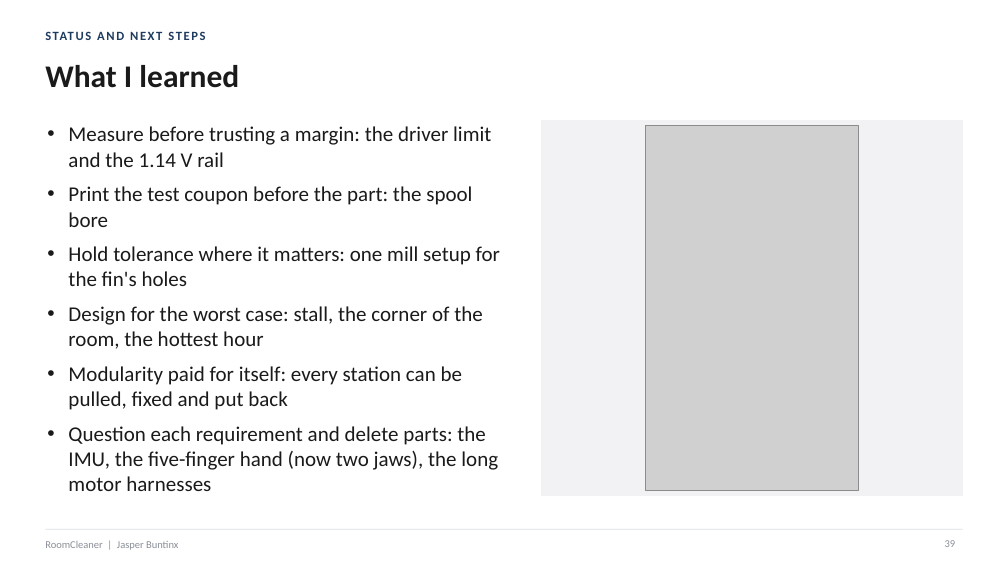
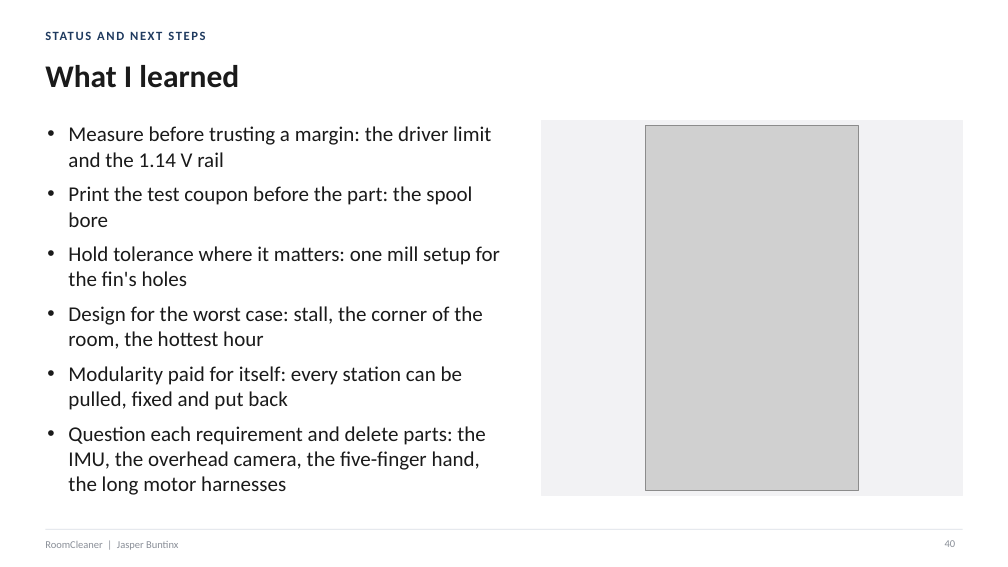
Before and after one commit to Jaspario1199/RoomCleaner, a slide deck: slide 40 of docs/presentation/deck_v3/RoomCleaner_Buntinx_Oct27_v3.pptx (slide 39 before the commit). Drawn at 1008x567 pixels with LibreOffice and Linux fonts; fonts in the diff are those of the drawing; grey boxes stand for pictures. Boxes give left, top, right and bottom in pixels: in the first picture for what was removed or moved away, otherwise in the second. Text is boxed around its words. In the diff, an @@ line names an element or a change of style, - is before the commit and + after.

```diff
--- a/docs/presentation/deck_v3/RoomCleaner_Buntinx_Oct27_v3.pptx
+++ b/docs/presentation/deck_v3/RoomCleaner_Buntinx_Oct27_v3.pptx
@@ text at bbox=[68, 426, 486, 495]: text changed @@
-• Question each requirement and delete parts: the IMU, the five-finger hand (now two jaws), the long motor harnesses
+• Question each requirement and delete parts: the IMU, the overhead camera, the five-finger hand, the long motor harnesses
@@ page number at bbox=[945, 540, 956, 547]: text changed @@
-39
+40
```
Also in this commit, not shown: 4 other slides changed, 1 slide added, 9 other files.
